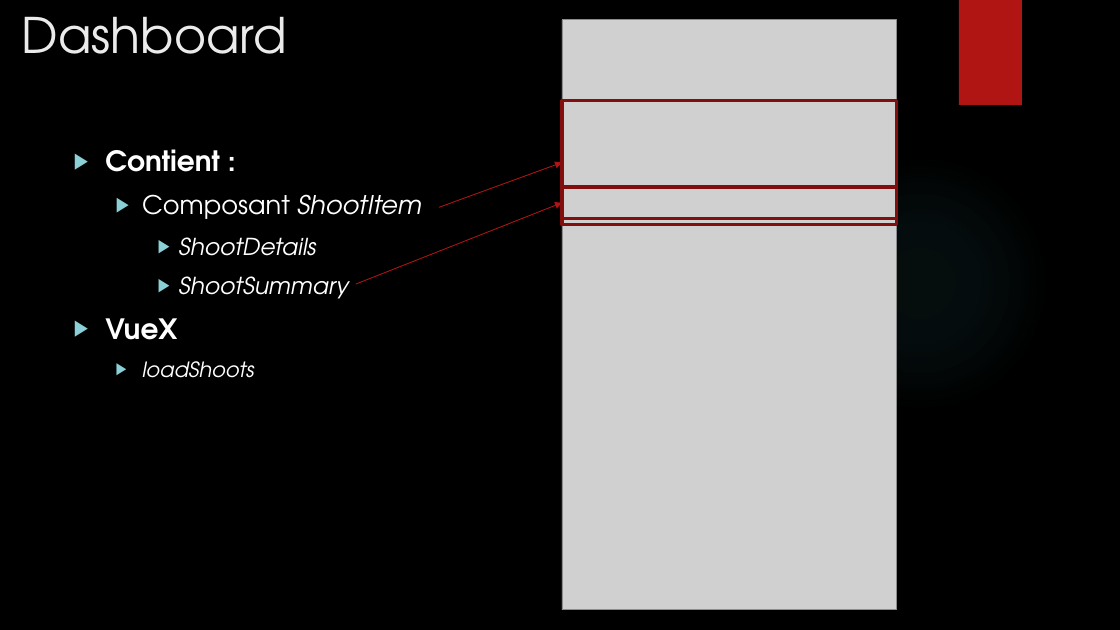
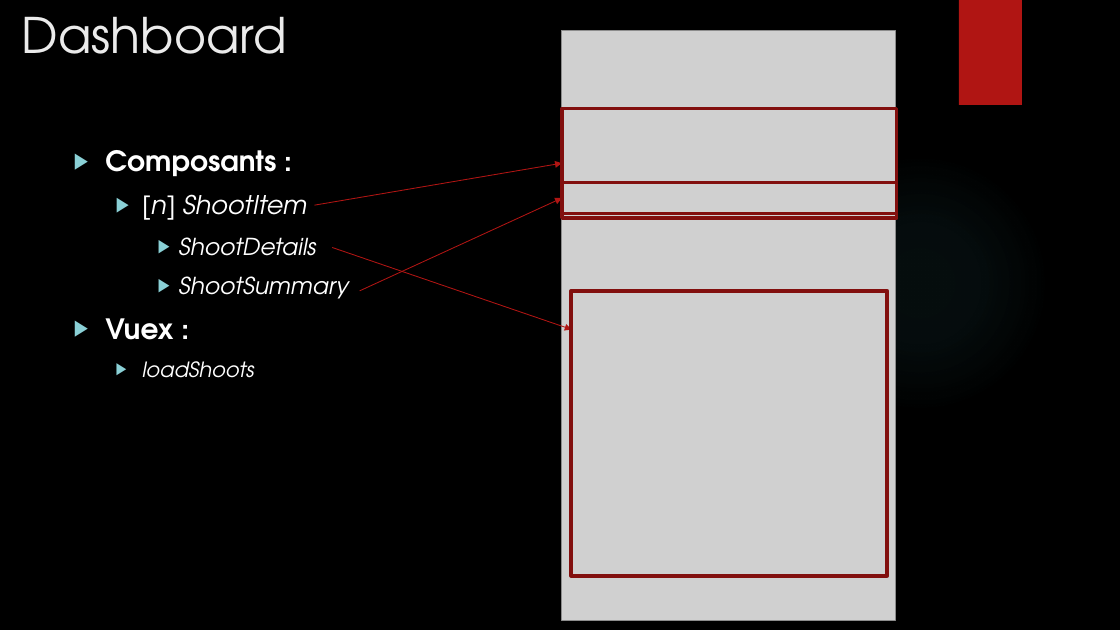
Before and after one commit to mbonjour/Shoot4Stats, a slide deck: slide 17 of Documentation/Défense/Shoot4stats.pptx. Drawn at 1120x630 pixels with LibreOffice and Linux fonts; fonts in the diff are those of the drawing; grey boxes stand for pictures; background and template pictures are left out. Boxes give left, top, right and bottom in pixels: in the first picture for what was removed or moved away, otherwise in the second. Text is boxed around its words. In the diff, an @@ line names an element or a change of style, - is before the commit and + after.

```diff
--- a/Documentation/Défense/Shoot4stats.pptx
+++ b/Documentation/Défense/Shoot4stats.pptx
@@ picture: place and size @@
-picture at [562,20,897,610]
+picture at [561,30,896,620]
@@ rectangle: place and size @@
-rectangle at [562,101,897,225]
+rectangle at [562,108,897,218]
@@ text at [105,150,308,220]: text changed; italic on @@
-▶ Contient :
-  ▶ Composant ShootItem
+▶ Composants :
+  ▶ [n] ShootItem
@@ arrow moved from (439, 208) - (562, 162) to (315, 205) - (562, 163) @@
@@ arrow moved from (356, 284) - (562, 202) to (360, 291) - (562, 198) @@
@@ rectangle: place and size @@
-rectangle at [562,187,897,218]
+rectangle at [562,182,897,213]
@@ arrow added from (333, 248) to (572, 329), #B01513 0.75 pt @@
@@ rectangle added at [571,291,887,576], outline #82100E 3 pt @@
@@ text at [105,318,173,340]: text changed @@
-▶ VueX
+▶ Vuex :
```
Also in this commit, not shown: 20 other slides changed, 1 slide added, 1 other file.
